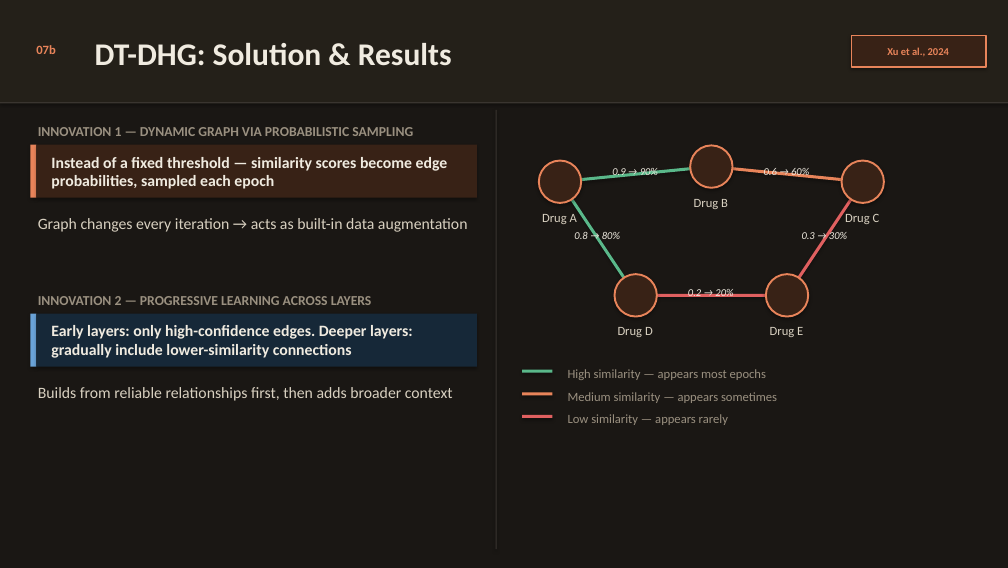
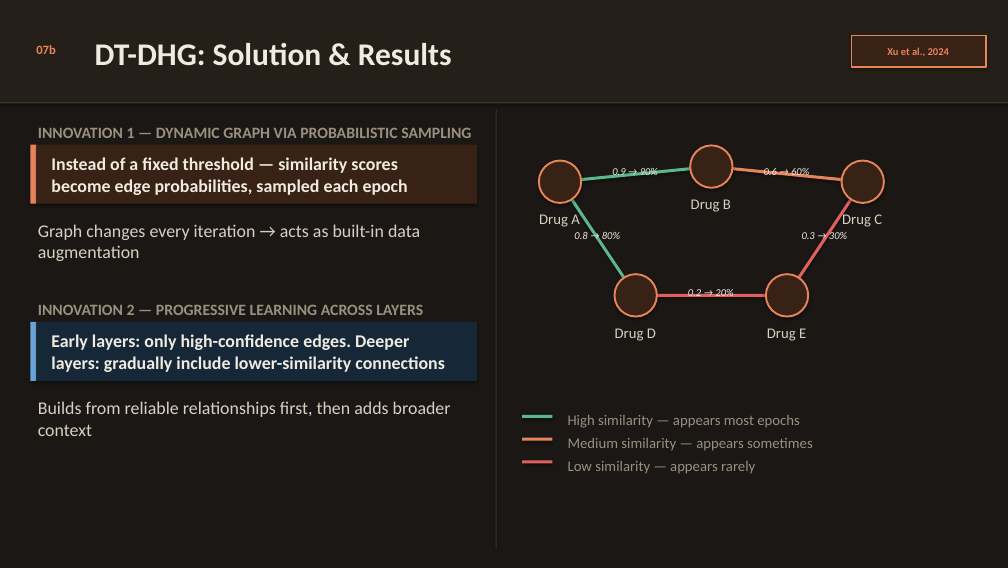
Before and after one commit to yc-02/yc-02.github.io, a slide deck: slide 13 of download/slides.pptx. Drawn at 1008x568 pixels with LibreOffice and Linux fonts; fonts in the diff are those of the drawing. Boxes give left, top, right and bottom in pixels: in the first picture for what was removed or moved away, otherwise in the second. Text is boxed around its words. In the diff, an @@ line names an element or a change of style, - is before the commit and + after.

```diff
--- a/download/slides.pptx
+++ b/download/slides.pptx
@@ text "INNOVATION 1 — DYNAMIC GRAPH ..." at [38,128,471,138]: size 13 to 15 pt @@
@@ rectangle: place and size @@
-rectangle at [30,145,36,198]
+rectangle at [30,145,36,204]
@@ rectangle: place and size @@
-rectangle at [36,145,477,198]
+rectangle at [36,145,477,204]
@@ text "INNOVATION 2 — PROGRESSIVE LEARNING ..." at [38,305,423,315]: size 13 to 15 pt @@
@@ text "INNOVATION 2 — PROGRESSIVE LEARNING ...": place and size @@
-text "INNOVATION 2 — PROGRESSIVE LEARNING ..." at [38,296,372,305]
+text "INNOVATION 2 — PROGRESSIVE LEARNING ..." at [38,305,423,315]
@@ rectangle: place and size @@
-rectangle at [30,313,36,366]
+rectangle at [30,322,36,381]
@@ rectangle: place and size @@
-rectangle at [36,313,477,366]
+rectangle at [36,322,477,381]
@@ text "Early layers: only high-confidence edges. ...": place and size @@
-text "Early layers: only high-confidence edges. ..." at [51,325,413,358]
+text "Early layers: only high-confidence edges. ..." at [51,334,445,372]
@@ size 15 to 17 pt in 4 elements at [51,157,408,195], [51,334,445,372], [38,224,420,261], [38,401,451,436] @@
@@ text "Builds from reliable relationships first, ...": place and size @@
-text "Builds from reliable relationships first, ..." at [38,387,453,401]
+text "Builds from reliable relationships first, ..." at [38,401,451,436]
@@ text "High similarity — appears most ...": place and size @@
-text "High similarity — appears most ..." at [568,369,766,380]
+text "High similarity — appears most ..." at [568,415,800,428]
@@ 3 rectangles, 2 texts: place and size @@
-3 rectangles, 2 texts at [522,369,777,425]
+3 rectangles, 2 texts at [522,415,813,474]
@@ size 12 to 14 pt in 8 elements at [691,199,731,212], [842,211,882,227], [767,328,806,341], [615,328,656,341], [539,211,580,227], [568,415,800,428], [568,438,813,451], [568,461,755,474] @@
```
Also in this commit, not shown: 20 other slides changed, 2 slides added, 1 other file.
